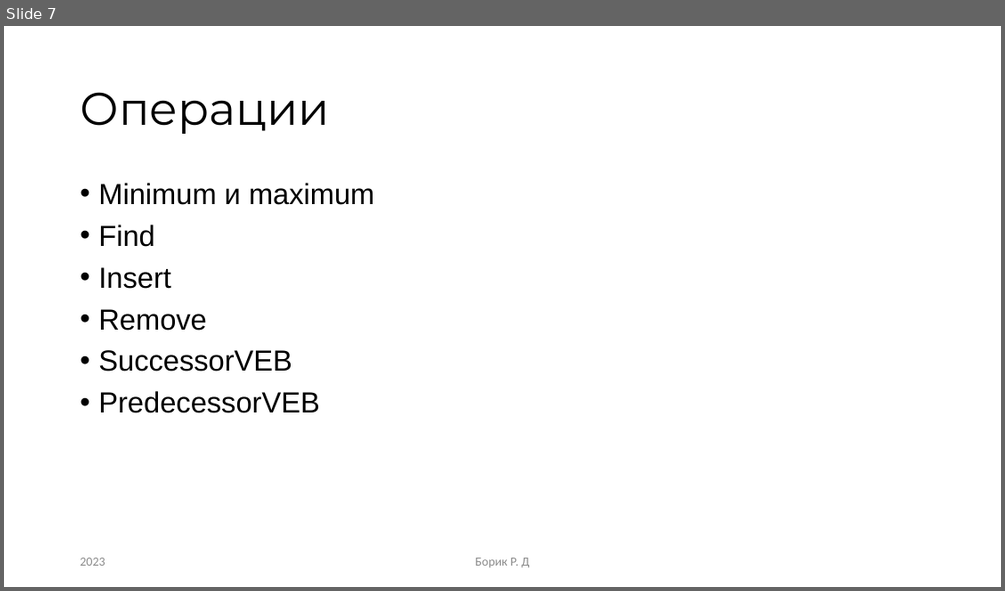
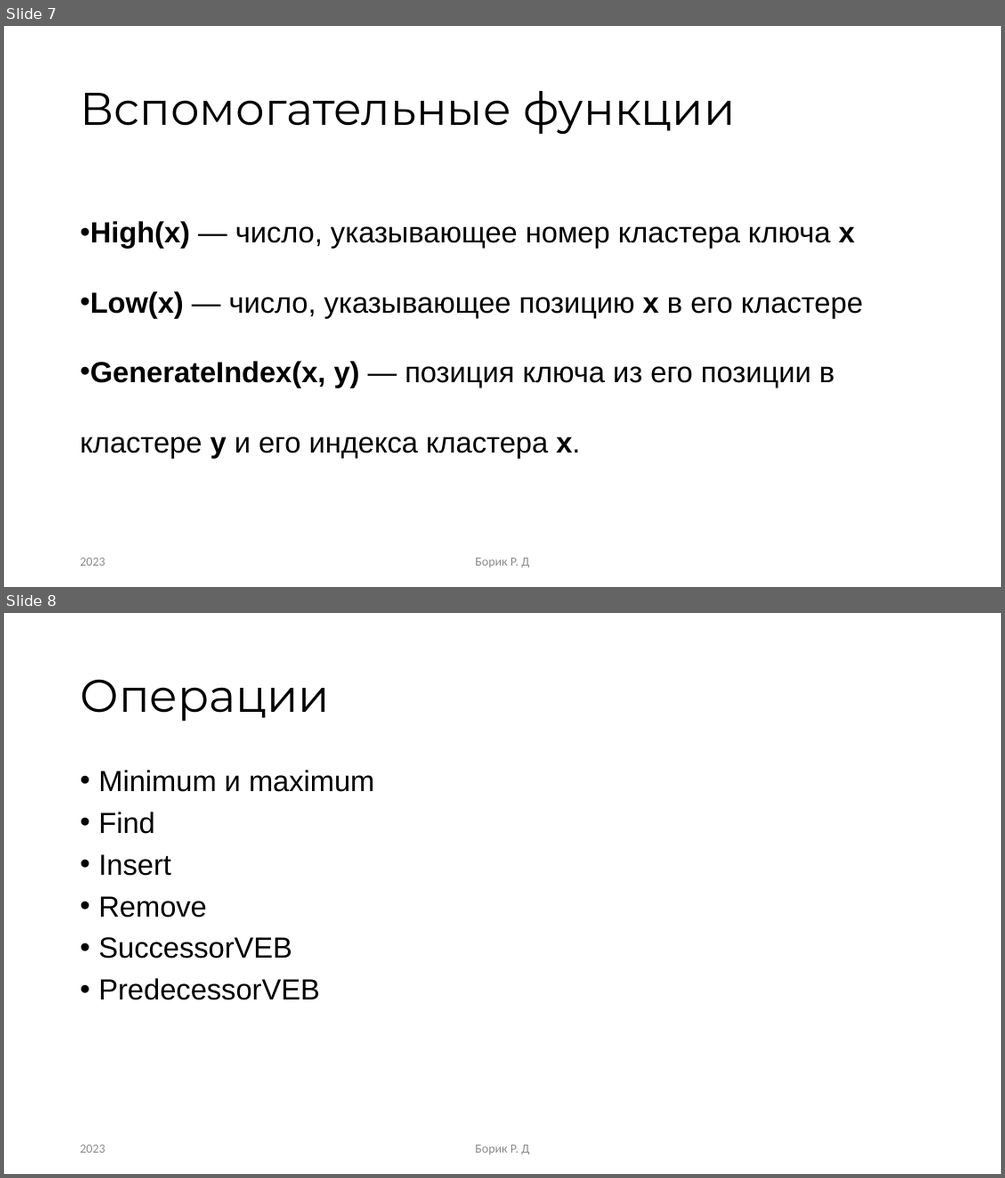
Before and after one commit to RandomServant/Van-Emde-Boas-tree, a slide deck: Presentation van Emde Boas tree.pptx. Shown one above the other, each under a label of ours: slide 7 before the commit, slides 7 and 8 after it. The pictures are 1005x591 and 1005x1178 pixels, drawn with LibreOffice and Linux fonts; fonts in the diff are those of the drawing. Boxes give left, top, right and bottom in pixels: in the first picture for what was removed or moved away, otherwise in the second. Text is boxed around its words. In the diff, an @@ line names an element or a change of style, - is before the commit and + after.

```diff
--- a/Presentation van Emde Boas tree.pptx
+++ b/Presentation van Emde Boas tree.pptx
@@ slide 7 added at (4,26,1001,587), background #FFFFFF @@
@@ title added at (80,91,735,135), 44 pt, text #000000 @@
+Вспомогательные функции
@@ text added at (80,221,863,458), 28 pt, text #000000 @@
+• High(x) — число, указывающее номер кластера ключа х
+• Low(x) — число, указывающее позицию х в его кластере
+• GenerateIndex(x, y) — позиция ключа из его позиции в кластере y и его индекса кластера x.
@@ text added at (80,557,105,565), 12 pt, text #8C8C8C @@
+2023
@@ text added at (475,557,529,567), 12 pt, text #8C8C8C @@
+Борик Р. Д
@@ what was slide 7 is now slide 8 @@
```
Also in this commit, not shown: 1 slide changed, 1 other file.
